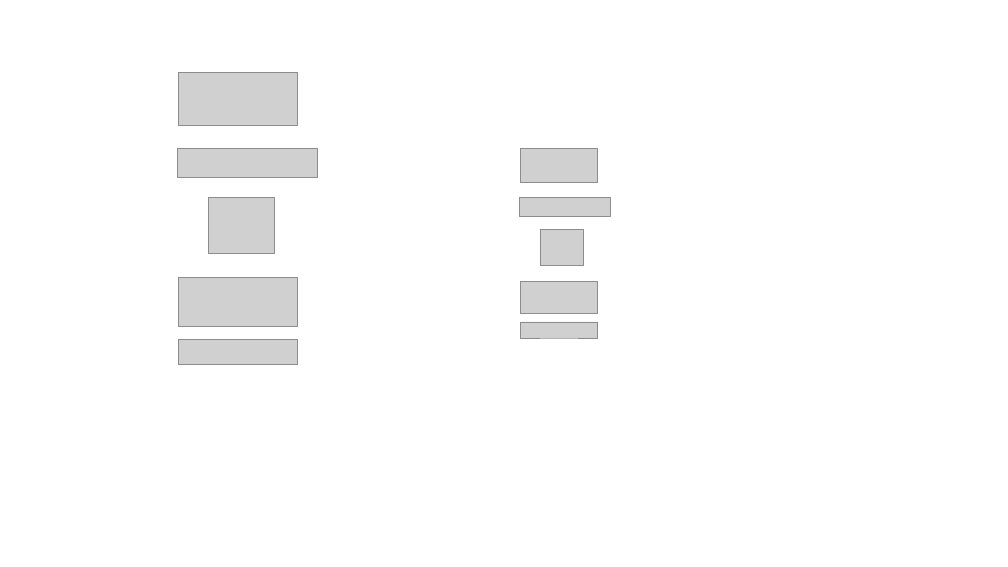
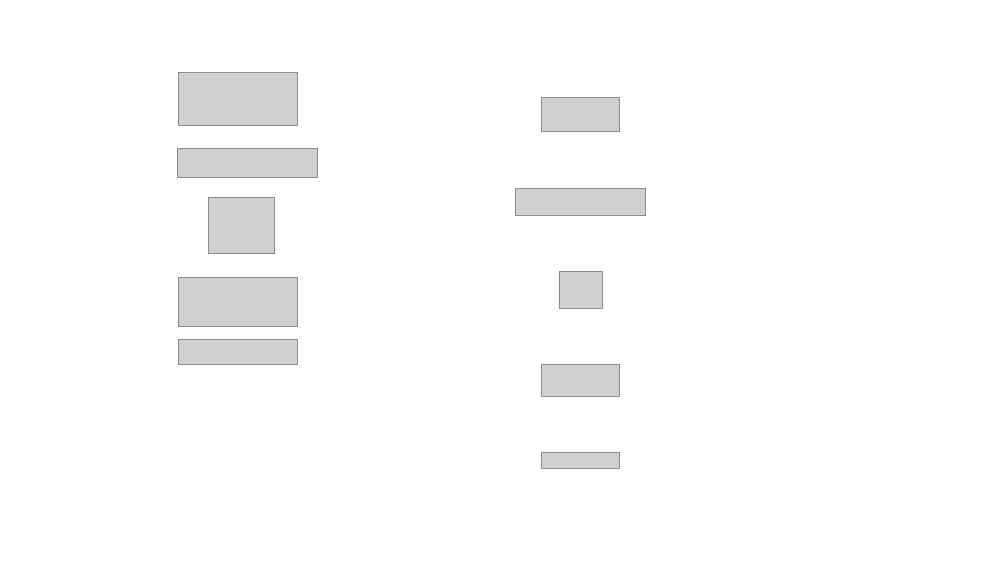
Before and after one commit to mjacoupy/dossard_piedthone, a slide deck: slide 5 of Modele.pptx. Drawn at 1008x567 pixels with LibreOffice and Linux fonts; fonts in the diff are those of the drawing; grey boxes stand for pictures. Boxes give left, top, right and bottom in pixels: in the first picture for what was removed or moved away, otherwise in the second. Text is boxed around its words. In the diff, an @@ line names an element or a change of style, - is before the commit and + after.

```diff
--- a/Modele.pptx
+++ b/Modele.pptx
@@ picture: place and size @@
-picture at <box>520,148,597,182</box>
+picture at <box>542,98,619,132</box>
@@ picture: place and size @@
-picture at <box>520,197,611,216</box>
+picture at <box>516,188,645,216</box>
@@ rectangle removed at <box>623,182,644,297</box> @@
@@ picture: place and size @@
-picture at <box>540,229,583,265</box>
+picture at <box>559,271,602,308</box>
@@ picture: place and size @@
-picture at <box>520,281,597,313</box>
+picture at <box>542,364,619,396</box>
@@ picture: place and size @@
-picture at <box>520,322,597,338</box>
+picture at <box>542,453,619,469</box>
```
Also in this commit, not shown: 1 other file.
